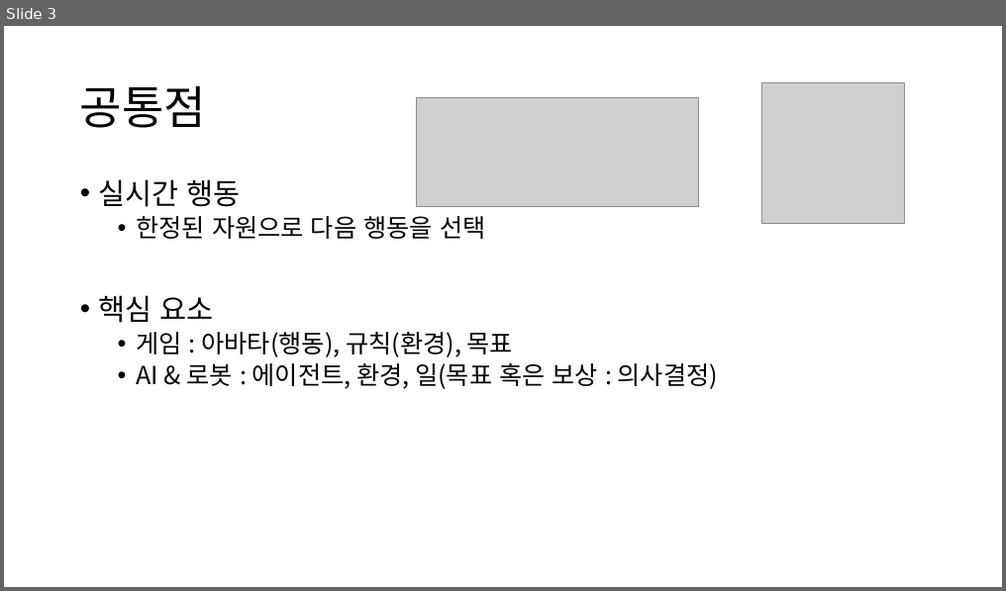
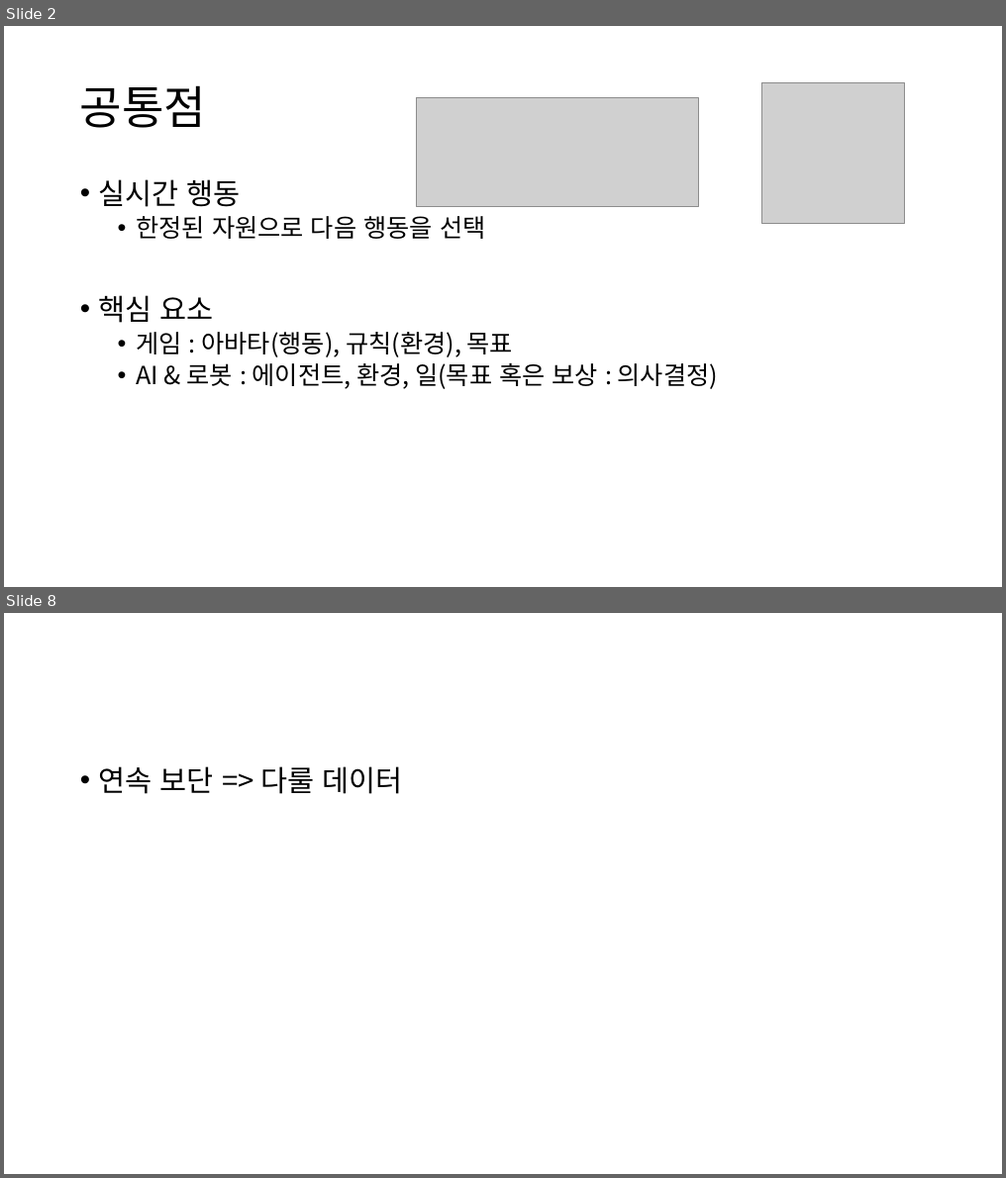
Before and after one commit to Niiok/inha_2021, a slide deck: Saturday/Oct30.pptx. Shown one above the other, each under a label of ours: slide 3 before the commit, slides 2 and 8 after it; the slides between them are not shown. The pictures are 1006x591 and 1006x1178 pixels, drawn with LibreOffice and Linux fonts; fonts in the diff are those of the drawing; grey boxes stand for pictures. Boxes give left, top, right and bottom in pixels: in the first picture for what was removed or moved away, otherwise in the second. Text is boxed around its words. In the diff, an @@ line names an element or a change of style, - is before the commit and + after.

```diff
--- a/Saturday/Oct30.pptx
+++ b/Saturday/Oct30.pptx
@@ slide 8 added at [4,613,1002,1174], background #FFFFFF @@
@@ text added at [99,766,403,794], 28 pt, text #000000 @@
+• 연속 보단 => 다룰 데이터
@@ what was slide 3 is now slide 2 @@
```
Also in this commit, not shown: 2 slides changed, 3 other slides added.
